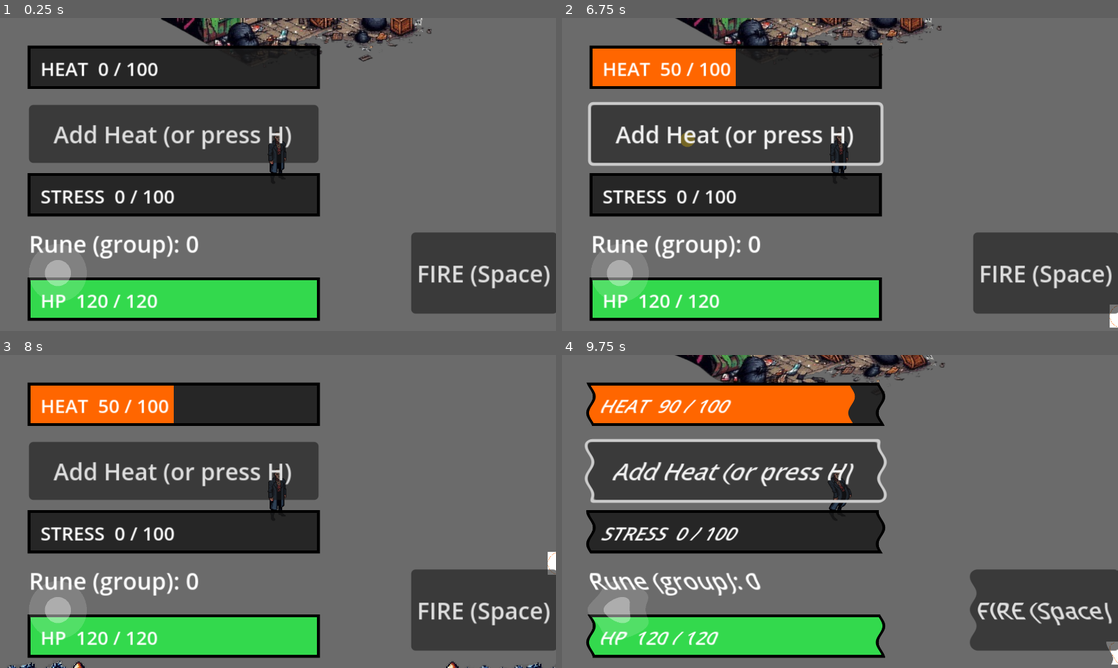
Above: before the commit, frames 1-4 (two rows, left to right).
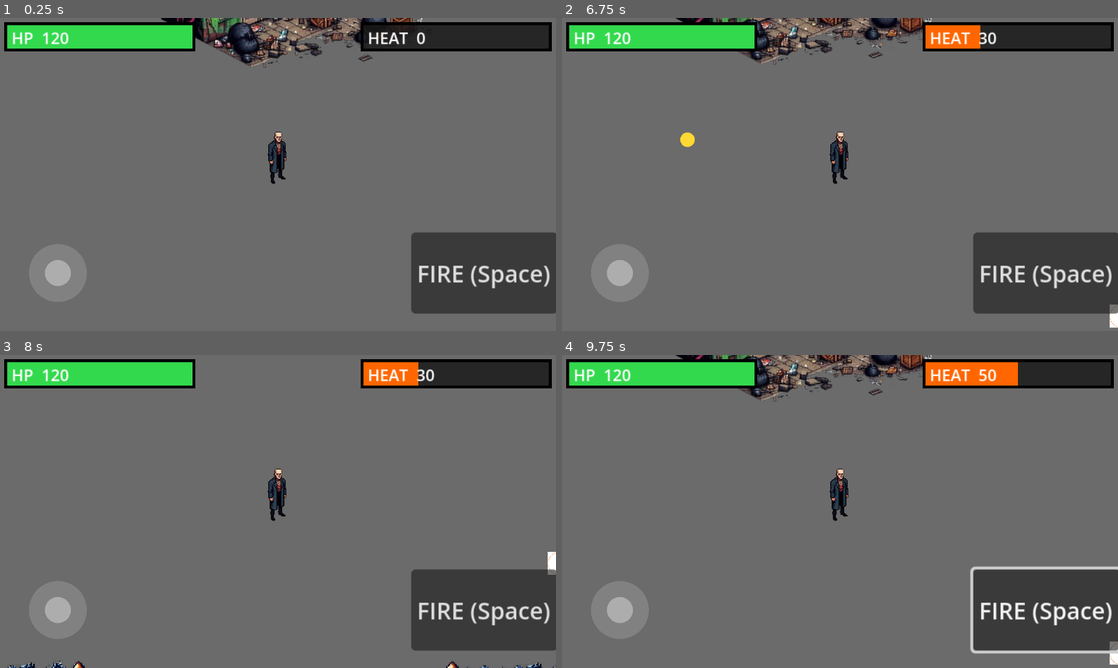
Above: after the commit, the same moments.

Repository: zowskyy/crxcibl3
Game: Godot game, scene res://scenes/TestRoom.tscn
The game is run twice, just before and just after one commit, with the same random seed, the same clock (stepped at 60 frames per second) and the same inputs.
Inputs (mouse positions are in pixels of both pictures, inside the frame that each line leads up to):
- Up to frame 1 (0.25 s): no input
- Up to frame 2 (6.75 s): click (734, 133) at 0.5 s, where only the run before the commit has a clickable "Add Heat (or press H)"; click "FIRE (Space)" at 1.25 s; tap Enter at 2, 5 s; drag from (617, 271) to (895, 105) at 2.02 s; drag from (728, 190) to (812, 237) at 2.77 s; tap Space at 3.5, 5.27, 6.5 s; move the mouse to (895, 105) at 3.52 s; hold Right (ui_right) 3.53-4.25 s; tap H at 3.6, 5.1, 6.6 s; drag from (812, 237) to (673, 127) at 4.27 s; move the mouse to (1006, 221) at 5.02 s; hold Left (ui_left) 5.03-5.75 s; drag from (673, 127) to (756, 96) at 5.77 s; move the mouse to (867, 174) at 6.52 s; hold Down (ui_down) from 6.53 s (still down); click (867, 174) at 6.67 s
- Up to frame 3 (8 s): release Down (ui_down) at 7.25 s; drag from (194, 433) to (166, 527) at 7.27 s
- Up to frame 4 (9.75 s): tap Enter at 8 s; move the mouse to (962, 495) at 8.02 s; hold Up (ui_up) 8.03-8.75 s; tap H at 8.1, 9.6 s; tap Space at 8.27 s; drag from (728, 527) to (812, 574) at 8.77 s; move the mouse to (895, 442) at 9.52 s; hold Down (ui_down) from 9.53 s (still down)

The runs differ from the first frame. In frame 1, 37% of the frame differs, in the area x 0-100%, y 1-97%; in frame 2, 39%; in frame 3, 38%; in frame 4, 42%, in the area x 0-100%, y 0-99%.

Commit message:
Slice 3.2: HUD cleanup — compact meters to corners, remove debug elements
HealthBar top-left (4,4→134,22), HeatMeter top-right (right-anchored -134,4→-4,22),
both 130×18 px across TestRoom, RooftopScene, EmperorScene. Font 13→11, labels
shortened to "HP N" / "HEAT N" / "DOWNED...".

Removed: AddHeatButton, StressMeter, RuneLabel (TestRoom); StressLabel
(Rooftop + Emperor). H-key heat shortcut retained.

Co-Authored-By: Claude Fable 5 <noreply@anthropic.com>

Diff:
--- a/godot/scenes/EmperorScene.gd
+++ b/godot/scenes/EmperorScene.gd
@@ -16,7 +16,6 @@
 @onready var emperor: Node2D = $EmperorFigure
 @onready var player: CharacterBody2D = $Player
 @onready var arrival_label: Label = $CanvasLayer/ArrivalLabel
-@onready var stress_label: Label = $CanvasLayer/StressLabel
 @onready var fire_button: Button = $CanvasLayer/FireButton
 @onready var dialogue_panel: ColorRect = $CanvasLayer/DialoguePanel
 @onready var dialogue_label: Label = $CanvasLayer/DialoguePanel/DialogueLabel
@@ -81,7 +80,6 @@
 		arrival_label.visible = true
 		if _arrival_timer <= 0.0:
 			arrival_label.visible = false
-	stress_label.text = "Stress: %.0f" % Stress.stress
 
 
 func _on_blackwood_defeated(finisher: String) -> void:
--- a/godot/scenes/EmperorScene.tscn
+++ b/godot/scenes/EmperorScene.tscn
@@ -85,10 +85,12 @@
 [node name="CanvasLayer" type="CanvasLayer" parent="."]
 
 [node name="HeatMeter" type="Control" parent="CanvasLayer"]
-offset_left = 20.0
-offset_top = 20.0
-offset_right = 220.0
-offset_bottom = 48.0
+anchor_left = 1.0
+anchor_right = 1.0
+offset_left = -134.0
+offset_top = 4.0
+offset_right = -4.0
+offset_bottom = 22.0
 script = ExtResource("5")
 
 [node name="ArrivalLabel" type="Label" parent="CanvasLayer"]
@@ -98,18 +100,11 @@
 offset_bottom = 140.0
 text = "THE HILLS — The Emperor's Estate. Blackwood won't run this time."
 
-[node name="StressLabel" type="Label" parent="CanvasLayer"]
-offset_left = 20.0
-offset_top = 56.0
-offset_right = 220.0
-offset_bottom = 76.0
-text = "Stress: 0"
-
 [node name="HealthBar" type="Control" parent="CanvasLayer"]
-offset_left = 20.0
-offset_top = 84.0
-offset_right = 220.0
-offset_bottom = 112.0
+offset_left = 4.0
+offset_top = 4.0
+offset_right = 134.0
+offset_bottom = 22.0
 script = ExtResource("8")
 
 [node name="VirtualJoystick" type="Control" parent="CanvasLayer"]
--- a/godot/scenes/HealthBar.gd
+++ b/godot/scenes/HealthBar.gd
@@ -36,7 +36,7 @@
 	draw_rect(Rect2(Vector2.ZERO, Vector2(size.x * fill, size.y)), bar_col)
 	draw_rect(Rect2(Vector2.ZERO, size), BORDER_COLOR, false, 2.0)
 
-	var label := "DOWNED — respawning..." if _player.is_dead() \
-		else "HP  %d / %d" % [_player.health, _player.MAX_HEALTH]
-	draw_string(ThemeDB.fallback_font, Vector2(8, size.y - 8), label,
-		HORIZONTAL_ALIGNMENT_LEFT, -1, 13, TEXT_COLOR)
+	var label := "DOWNED..." if _player.is_dead() \
+		else "HP  %d" % _player.health
+	draw_string(ThemeDB.fallback_font, Vector2(4, size.y - 4), label,
+		HORIZONTAL_ALIGNMENT_LEFT, -1, 11, TEXT_COLOR)
--- a/godot/scenes/HeatMeter.gd
+++ b/godot/scenes/HeatMeter.gd
@@ -22,6 +22,6 @@
 
 	draw_rect(Rect2(Vector2.ZERO, size), BORDER_COLOR, false, 2.0)
 
-	var label := "HEAT  %d / %d" % [int(GameState.heat), int(GameState.HEAT_MAX)]
-	var font := ThemeDB.fallback_font
-	draw_string(font, Vector2(8, size.y - 8), label, HORIZONTAL_ALIGNMENT_LEFT, -1, 13, TEXT_COLOR)
+	var label := "HEAT  %d" % int(GameState.heat)
+	draw_string(ThemeDB.fallback_font, Vector2(4, size.y - 4), label,
+		HORIZONTAL_ALIGNMENT_LEFT, -1, 11, TEXT_COLOR)
--- a/godot/scenes/RooftopScene.gd
+++ b/godot/scenes/RooftopScene.gd
@@ -12,7 +12,6 @@
 @onready var flee_marker: Marker2D = $FleeMarker
 @onready var flashbang: ColorRect = $FlashbangLayer/Flashbang
 @onready var arrival_label: Label = $CanvasLayer/ArrivalLabel
-@onready var stress_label: Label = $CanvasLayer/StressLabel
 @onready var heat_meter = $CanvasLayer/HeatMeter
 @onready var player: CharacterBody2D = $Player
 @onready var fire_button: Button = $CanvasLayer/FireButton
@@ -42,7 +41,6 @@
 		arrival_label.visible = true
 		if _arrival_timer <= 0.0:
 			arrival_label.visible = false
-	stress_label.text = "Stress: %.0f" % Stress.stress
 
 
 func _on_boss_fled() -> void:
--- a/godot/scenes/RooftopScene.tscn
+++ b/godot/scenes/RooftopScene.tscn
@@ -91,10 +91,12 @@
 [node name="CanvasLayer" type="CanvasLayer" parent="."]
 
 [node name="HeatMeter" type="Control" parent="CanvasLayer"]
-offset_left = 20.0
-offset_top = 20.0
-offset_right = 220.0
-offset_bottom = 48.0
+anchor_left = 1.0
+anchor_right = 1.0
+offset_left = -134.0
+offset_top = 4.0
+offset_right = -4.0
+offset_bottom = 22.0
 script = ExtResource("5")
 
 [node name="ArrivalLabel" type="Label" parent="CanvasLayer"]
@@ -104,18 +106,11 @@
 offset_bottom = 140.0
 text = "ROOFTOP — Blackwood is here. Move!"
 
-[node name="StressLabel" type="Label" parent="CanvasLayer"]
-offset_left = 20.0
-offset_top = 56.0
-offset_right = 220.0
-offset_bottom = 76.0
-text = "Stress: 0"
-
 [node name="HealthBar" type="Control" parent="CanvasLayer"]
-offset_left = 20.0
-offset_top = 84.0
-offset_right = 220.0
-offset_bottom = 112.0
+offset_left = 4.0
+offset_top = 4.0
+offset_right = 134.0
+offset_bottom = 22.0
 script = ExtResource("7")
 
 [node name="VirtualJoystick" type="Control" parent="CanvasLayer"]
--- a/godot/scenes/TestRoom.gd
+++ b/godot/scenes/TestRoom.gd
@@ -14,16 +14,13 @@
 ## GameState.heat -- kicks in past the 51 threshold already used by the
 ## vignette/tint in the visual direction doc, maxes out at heat 100.
 
-@onready var add_heat_button: Button = $CanvasLayer/AddHeatButton
 @onready var fire_button: Button = $CanvasLayer/FireButton
-@onready var rune_label: Label = $CanvasLayer/RuneLabel
 @onready var player: CharacterBody2D = $Player
 @onready var wave_rect: ColorRect = $WaveOverlayLayer/WaveRect
 @onready var rooftop_trigger: Area2D = $RooftopTrigger
 
 
 func _ready() -> void:
-	add_heat_button.pressed.connect(_on_add_heat_pressed)
 	fire_button.pressed.connect(_on_fire_pressed)
 	rooftop_trigger.body_entered.connect(_on_rooftop_trigger_entered)
 
@@ -34,14 +31,7 @@
 	# this it would climb from Enemy.gd's hooks but never come back down.
 	Stress.tick(delta)
 
-	var contrib := ""
-	for hero in GameState.rune_contributions:
-		contrib += "  %s:%d" % [hero, GameState.rune_contributions[hero]]
-	rune_label.text = "Rune (group): %d%s" % [GameState.resources.get("Rune", 0), contrib]
-
 	# Wave intensity: 0 below heat 51, ramps to 1.0 at heat 100.
-	# Using the same 51 breakpoint already established in the visual direction
-	# doc for the orange tint threshold -- consistent sensory escalation.
 	var heat_t := clampf((GameState.heat - 51.0) / 49.0, 0.0, 1.0)
 	var mat := wave_rect.material as ShaderMaterial
 	if mat:
--- a/godot/scenes/TestRoom.tscn
+++ b/godot/scenes/TestRoom.tscn
@@ -10,7 +10,6 @@
 [ext_resource type="Script" path="res://scenes/HeatMeter.gd" id="8"]
 [ext_resource type="Texture2D" path="res://assets/heroes/hero_enforcer_ghost.png" id="9"]
 [ext_resource type="Script" path="res://scenes/Enemy.gd" id="10"]
-[ext_resource type="Script" path="res://scenes/StressMeter.gd" id="11"]
 [ext_resource type="Script" path="res://scenes/BodegaShop.gd" id="12"]
 [ext_resource type="Shader" path="res://assets/shaders/heat_wave.gdshader" id="13"]
 [ext_resource type="Script" path="res://scenes/SpawnGenerator.gd" id="14"]
@@ -126,38 +125,19 @@
 [node name="CanvasLayer" type="CanvasLayer" parent="."]
 
 [node name="HeatMeter" type="Control" parent="CanvasLayer"]
-offset_left = 20.0
-offset_top = 20.0
-offset_right = 220.0
-offset_bottom = 48.0
+anchor_left = 1.0
+anchor_right = 1.0
+offset_left = -134.0
+offset_top = 4.0
+offset_right = -4.0
+offset_bottom = 22.0
 script = ExtResource("8")
 
-[node name="AddHeatButton" type="Button" parent="CanvasLayer"]
-offset_left = 20.0
-offset_top = 60.0
-offset_right = 220.0
-offset_bottom = 100.0
-text = "Add Heat (or press H)"
-
-[node name="StressMeter" type="Control" parent="CanvasLayer"]
-offset_left = 20.0
-offset_top = 108.0
-offset_right = 220.0
-offset_bottom = 136.0
-script = ExtResource("11")
-
-[node name="RuneLabel" type="Label" parent="CanvasLayer"]
-offset_left = 20.0
-offset_top = 144.0
-offset_right = 220.0
-offset_bottom = 172.0
-text = "Rune: 0"
-
 [node name="HealthBar" type="Control" parent="CanvasLayer"]
-offset_left = 20.0
-offset_top = 180.0
-offset_right = 220.0
-offset_bottom = 208.0
+offset_left = 4.0
+offset_top = 4.0
+offset_right = 134.0
+offset_bottom = 22.0
 script = ExtResource("15")
 
 [node name="BodegaMenu" type="Control" parent="CanvasLayer"]
Not shown: 1 places in godot/scenes/TestRoom.tscn that only renumber resources
Not shown, changed: PROJECT_BLUEPRINT.md
Not shown, changed: PROJECT_STATE.md
